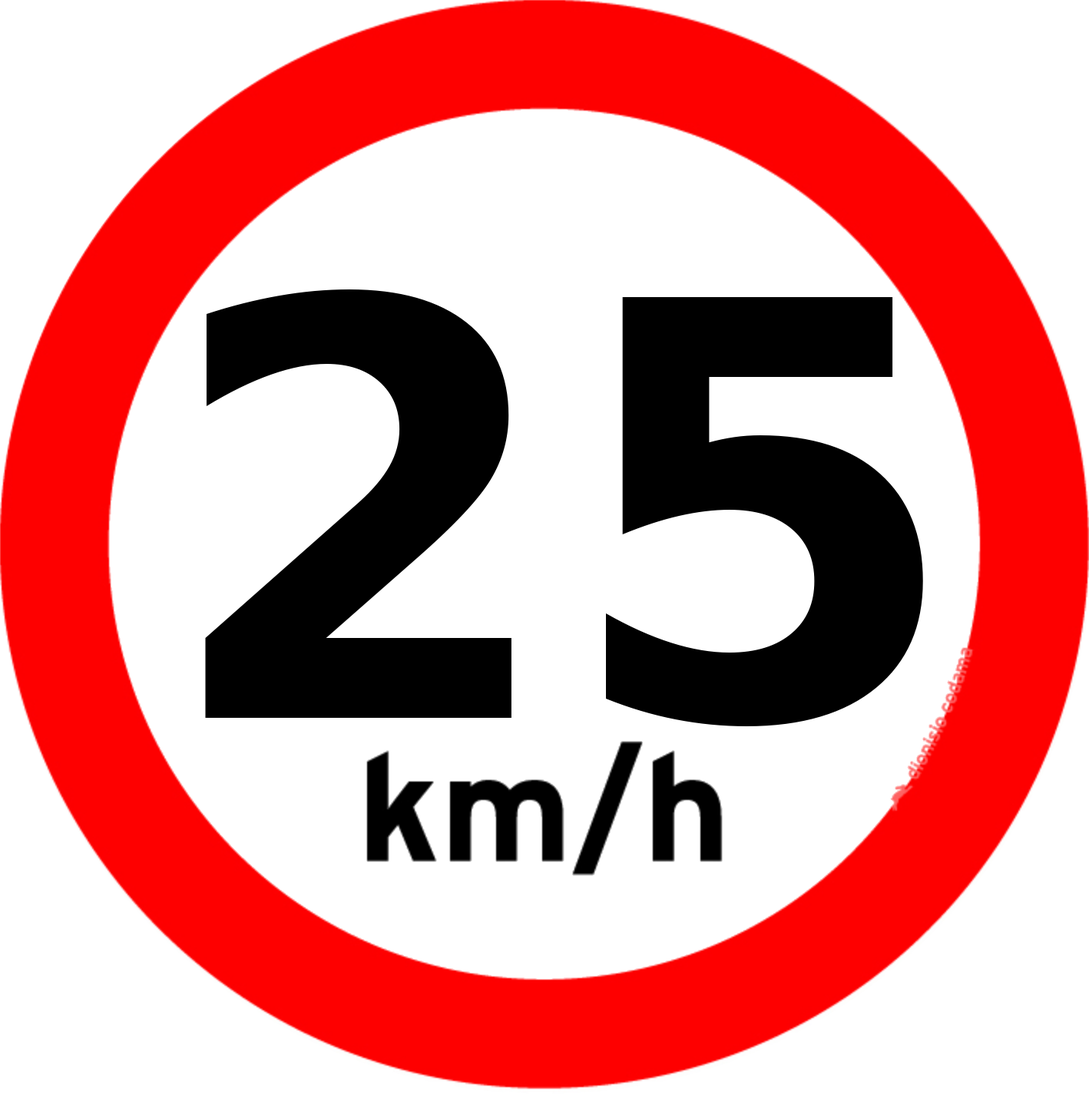
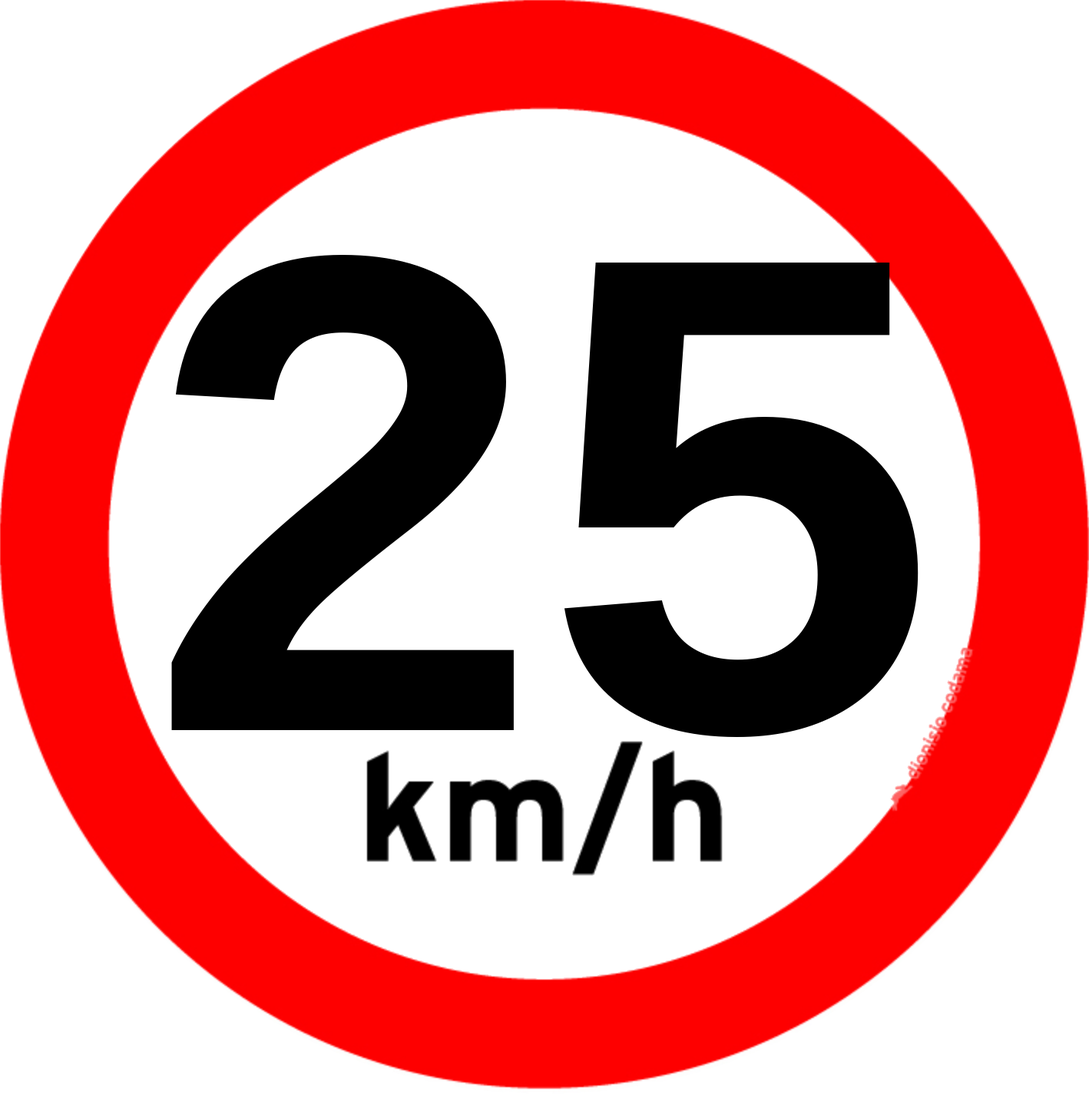
Layers edited between the first and the second 1089 x 1094 image:
painted on "25" over [left=171, top=254, right=923, bottom=738]
